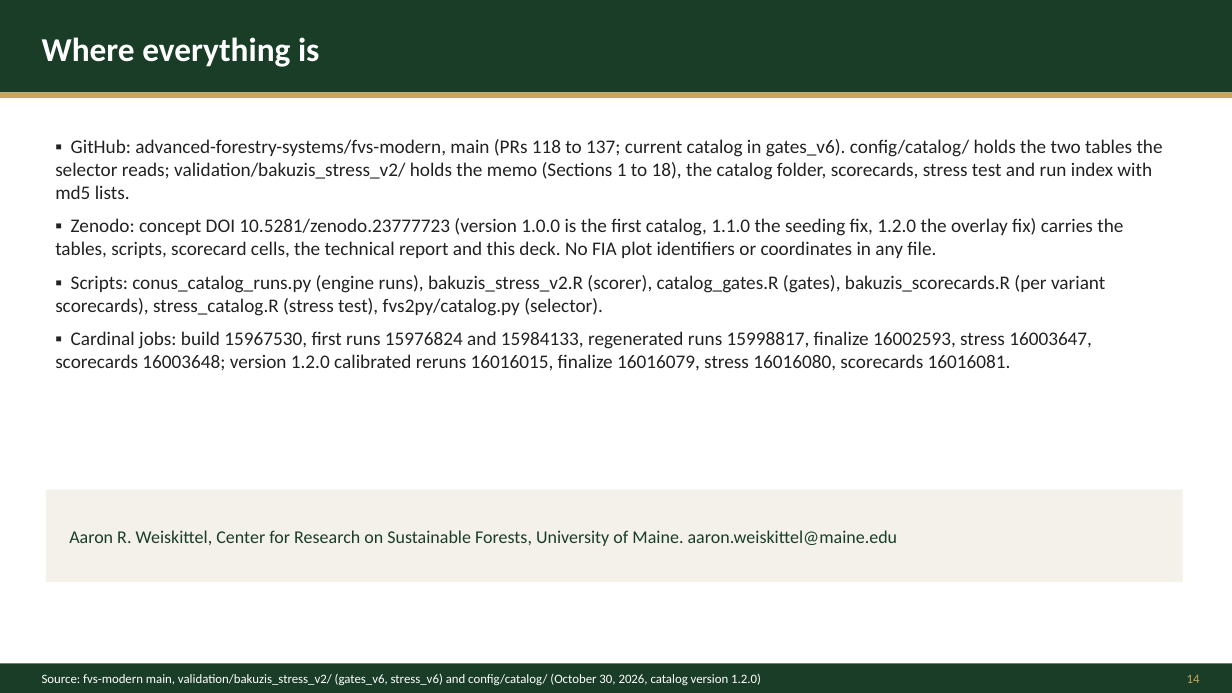
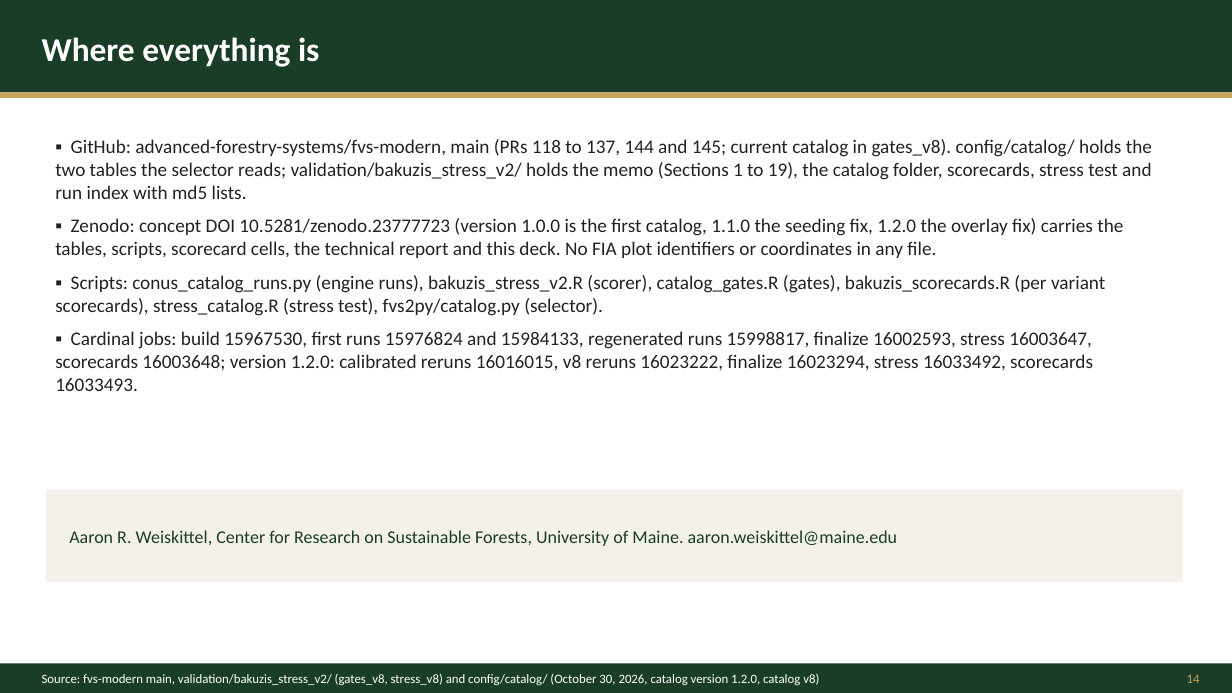
Before and after one commit to advanced-forestry-systems/fvs-modern, a slide deck: slide 14 of validation/bakuzis_stress_v2/release_20261030/deck/2026-10-29_fvs-modern-catalog-deck_DRAFT.pptx. Drawn at 1232x693 pixels with LibreOffice and Linux fonts; fonts in the diff are those of the drawing. Boxes give left, top, right and bottom in pixels: in the first picture for what was removed or moved away, otherwise in the second. Text is boxed around its words. In the diff, an @@ line names an element or a change of style, - is before the commit and + after.

```diff
--- a/validation/bakuzis_stress_v2/release_20261030/deck/2026-10-29_fvs-modern-catalog-deck_DRAFT.pptx
+++ b/validation/bakuzis_stress_v2/release_20261030/deck/2026-10-29_fvs-modern-catalog-deck_DRAFT.pptx
@@ text at (55,139,1152,199): text changed @@
-▪ GitHub: advanced-forestry-systems/fvs-modern, main (PRs 118 to 137; current catalog in gates_v6). config/catalog/ holds the two tables the selector reads; validation/bakuzis_stress_v2/ holds the memo (Sections 1 to 18), the catalog folder, scorecards, stress test and run index with md5 lists.
+▪ GitHub: advanced-forestry-systems/fvs-modern, main (PRs 118 to 137, 144 and 145; current catalog in gates_v8). config/catalog/ holds the two tables the selector reads; validation/bakuzis_stress_v2/ holds the memo (Sections 1 to 19), the catalog folder, scorecards, stress test and run index with md5 lists.
@@ text at (55,331,1093,391): text changed @@
-▪ Cardinal jobs: build 15967530, first runs 15976824 and 15984133, regenerated runs 15998817, finalize 16002593, stress 16003647, scorecards 16003648; version 1.2.0 calibrated reruns 16016015, finalize 16016079, stress 16016080, scorecards 16016081.
+▪ Cardinal jobs: build 15967530, first runs 15976824 and 15984133, regenerated runs 15998817, finalize 16002593, stress 16003647, scorecards 16003648; version 1.2.0: calibrated reruns 16016015, v8 reruns 16023222, finalize 16023294, stress 16033492, scorecards 16033493.
@@ text at (42,674,819,685): text changed @@
-Source: fvs-modern main, validation/bakuzis_stress_v2/ (gates_v6, stress_v6) and config/catalog/ (October 30, 2026, catalog version 1.2.0)
+Source: fvs-modern main, validation/bakuzis_stress_v2/ (gates_v8, stress_v8) and config/catalog/ (October 30, 2026, catalog version 1.2.0, catalog v8)
```
Also in this commit, not shown: 12 other slides changed, 36 other files.
